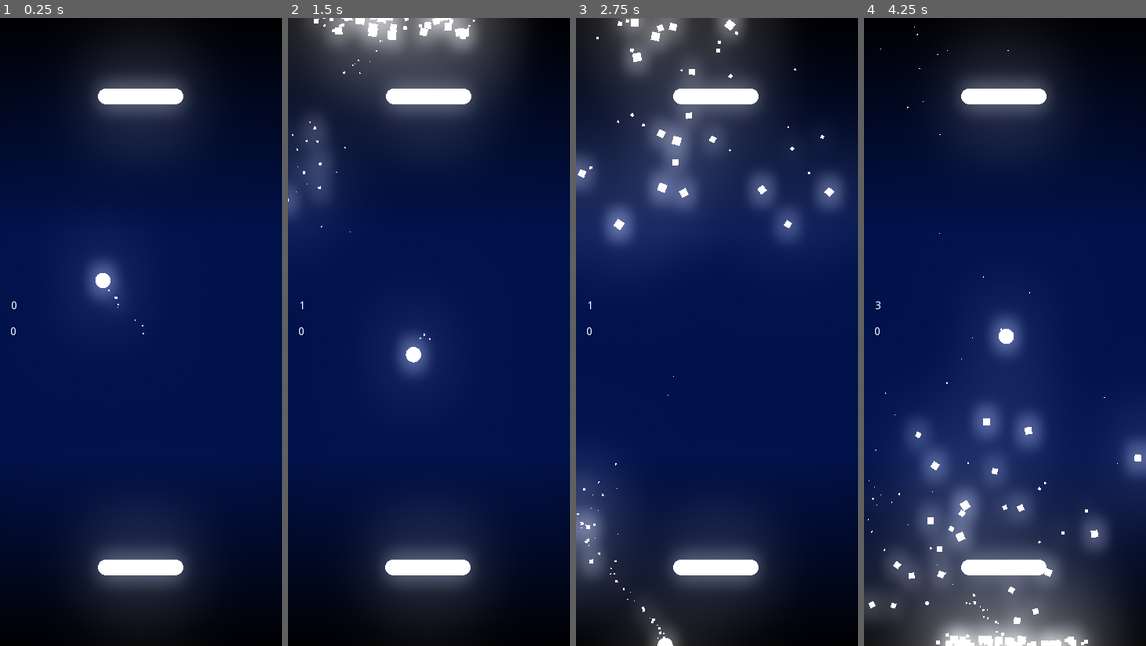
Above: before the commit, frames 1-4 (left to right).
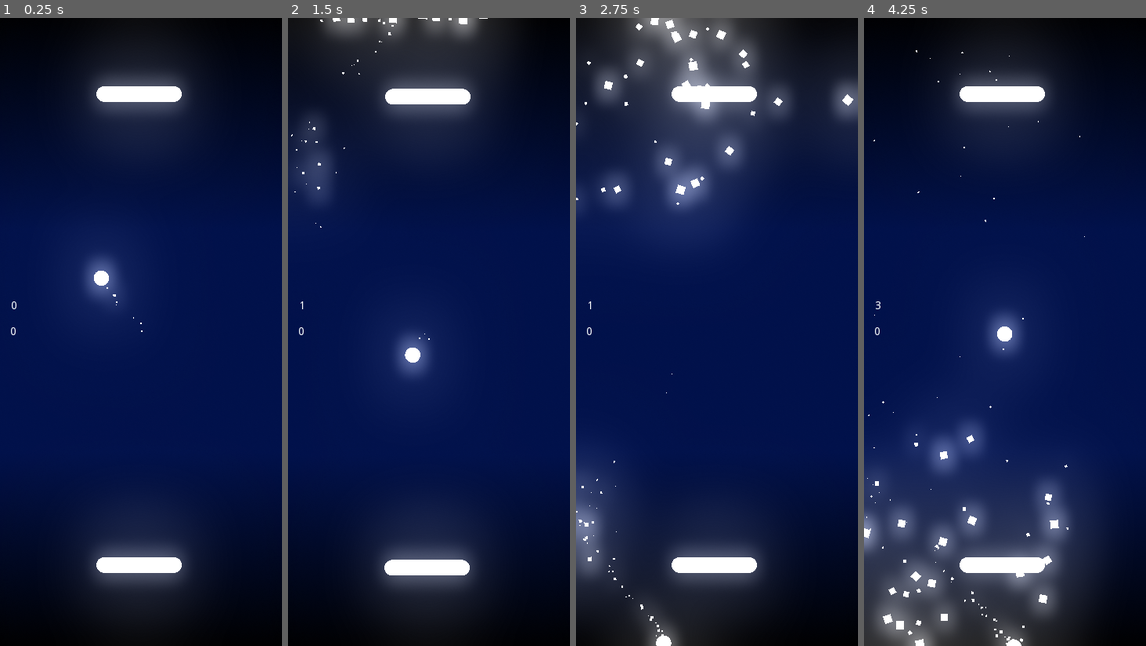
Above: after the commit, the same moments.

Repository: EmilienLeroy/DuoPong
Game: Godot game, scene res://main.tscn
Same seed, same stepped clock (60 frames per second), same inputs: the game is played once before the commit and once after it.
Inputs (mouse positions are in pixels of both pictures, inside the frame that each line leads up to):
- Up to frame 1 (0.25 s): no input
- Up to frame 2 (1.5 s): drag from (429, 93) to (429, 570) at 0.52 s; drag from (429, 570) to (429, 93) at 1.27 s
- Up to frame 3 (2.75 s): move the mouse to (745, 193) at 2.02 s; click (745, 193) at 2.17 s
- Up to frame 4 (4.25 s): drag from (990, 457) to (920, 237) at 2.77 s; move the mouse to (1089, 426) at 3.52 s; click (1089, 426) at 3.67 s

The runs differ from the first frame. In frame 1, 0.5% of the frame differs, in the area x 33-65%, y 10-89%; in frame 2, 5.0%; in frame 3, 11%; in frame 4, 15%, in the area x 0-100%, y 1-100%.

Commit message:
✨ Add a global camera with shake effect

Diff:
--- a/entities/ball/ball.gd
+++ b/entities/ball/ball.gd
@@ -47,6 +47,10 @@
 	return particles;
 
 func destroy(goal):
+	yield(get_tree().create_timer(0.05), "timeout");
+
 	add_goal_particles(goal);
+	GlobalCamera.shake();
+
 	yield(get_tree().create_timer(5.0), "timeout");
 	queue_free();
--- /dev/null
+++ b/entities/camera/camera.gd
@@ -0,0 +1,21 @@
+extends Camera2D
+
+export var is_shake = false;
+export var shake_amount = 5;
+
+func _process(delta):
+	if (!is_shake):
+		return;
+
+	set_offset(Vector2(
+		rand_range(-1, 1) * shake_amount,
+		rand_range(-1, 1) * shake_amount
+	));
+
+func shake():
+	is_shake = true;
+
+	yield(get_tree().create_timer(0.3), "timeout");
+
+	is_shake = false;
+	set_offset(Vector2(0, 0));
--- /dev/null
+++ b/entities/camera/camera.tscn
@@ -0,0 +1,8 @@
+[gd_scene load_steps=2 format=2]
+
+[ext_resource path="res://entities/camera/camera.gd" type="Script" id=1]
+
+[node name="Camera" type="Camera2D"]
+position = Vector2( 182, 403 )
+current = true
+script = ExtResource( 1 )
--- a/project.godot
+++ b/project.godot
@@ -13,6 +13,10 @@
 config/name="DuoPong"
 run/main_scene="res://main.tscn"
 config/icon="res://icon.png"
+
+[autoload]
+
+GlobalCamera="*res://entities/camera/camera.tscn"
 
 [display]
 
@@ -37,5 +41,6 @@
 
 [rendering]
 
+environment/default_clear_color=Color( 0, 0, 0, 1 )
 quality/depth/hdr.mobile=true
 environment/default_environment="res://default_env.tres"
